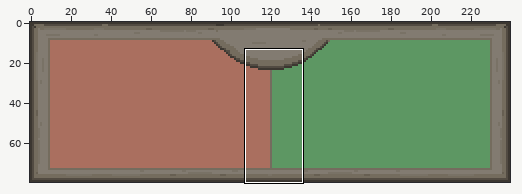
Sprite sheet, stored at assets/panel.png. Above, an overview of the earlier version with the close-up marked.
Close-up. As it was:
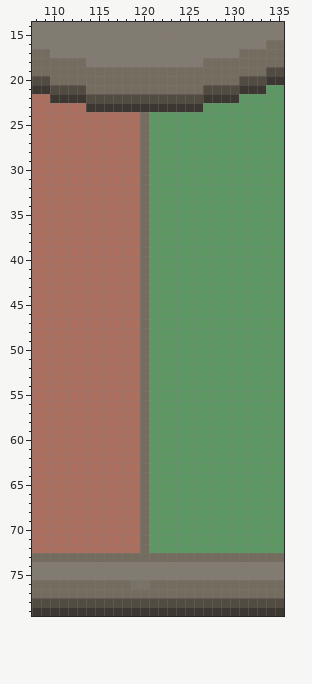
The file is 240x80 pixels. Shown: x 108..135, y 14..79.
The result:
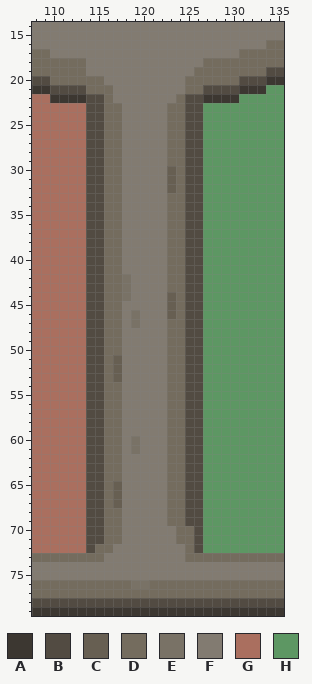
Palette (. is transparent): A #3c3731  B #524b42  C #675f52  D #746c5e  E #797266  F #827b71  G #aa6f5f  H #5d9763
Difference:
@@ x 112..128 @@
 18 DDFFFFFFFFFFFFFDD
-19 DDDDDDDDDDDDDDDDD
-20 DDDDDDDDDDDDDDDDD
-21 BBDDDDDDDDDDDDDBB
-22 AABBBBBBBBBBBBBAA
-23 GGAAAAAAAAAAAAAHH
-24 GGGGGGGGDHHHHHHHH
-25 GGGGGGGGDHHHHHHHH
-26 GGGGGGGGDHHHHHHHH
-27 GGGGGGGGDHHHHHHHH
-28 GGGGGGGGDHHHHHHHH
-29 GGGGGGGGDHHHHHHHH
-30 GGGGGGGGDHHHHHHHH
-31 GGGGGGGGDHHHHHHHH
-32 GGGGGGGGDHHHHHHHH
-33 GGGGGGGGDHHHHHHHH
-34 GGGGGGGGDHHHHHHHH
-35 GGGGGGGGDHHHHHHHH
-36 GGGGGGGGDHHHHHHHH
-37 GGGGGGGGDHHHHHHHH
-38 GGGGGGGGDHHHHHHHH
-39 GGGGGGGGDHHHHHHHH
-40 GGGGGGGGDHHHHHHHH
-41 GGGGGGGGDHHHHHHHH
-42 GGGGGGGGDHHHHHHHH
-43 GGGGGGGGDHHHHHHHH
-44 GGGGGGGGDHHHHHHHH
-45 GGGGGGGGDHHHHHHHH
-46 GGGGGGGGDHHHHHHHH
-47 GGGGGGGGDHHHHHHHH
-48 GGGGGGGGDHHHHHHHH
-49 GGGGGGGGDHHHHHHHH
-50 GGGGGGGGDHHHHHHHH
-51 GGGGGGGGDHHHHHHHH
-52 GGGGGGGGDHHHHHHHH
-53 GGGGGGGGDHHHHHHHH
-54 GGGGGGGGDHHHHHHHH
-55 GGGGGGGGDHHHHHHHH
-56 GGGGGGGGDHHHHHHHH
-57 GGGGGGGGDHHHHHHHH
-58 GGGGGGGGDHHHHHHHH
-59 GGGGGGGGDHHHHHHHH
-60 GGGGGGGGDHHHHHHHH
-61 GGGGGGGGDHHHHHHHH
-62 GGGGGGGGDHHHHHHHH
-63 GGGGGGGGDHHHHHHHH
-64 GGGGGGGGDHHHHHHHH
-65 GGGGGGGGDHHHHHHHH
-66 GGGGGGGGDHHHHHHHH
-67 GGGGGGGGDHHHHHHHH
-68 GGGGGGGGDHHHHHHHH
-69 GGGGGGGGDHHHHHHHH
-70 GGGGGGGGDHHHHHHHH
-71 GGGGGGGGDHHHHHHHH
-72 GGGGGGGGDHHHHHHHH
-73 DDDDDDDDDDDDDDDDD
+19 DDFFFFFFFFFFFFDDD
+20 DDDDFFFFFFFFFDDDD
+21 BBDDDFFFFFFFFDDBB
+22 AABBDFFFFFFFDBBAA
+23 GGBBDDFFFFFDDBBHH
+24 GGBBDDFFFFFDDBBHH
+25 GGBBDDFFFFFDDBBHH
+26 GGBBDDFFFFFDDBBHH
+27 GGBBDDFFFFFDDBBHH
+28 GGBBDDFFFFFDDBBHH
+29 GGBBDDFFFFFDDBBHH
+30 GGBBDDFFFFFCDBBHH
+31 GGBBDDFFFFFCDBBHH
+32 GGBBDDFFFFFCDBBHH
+33 GGBBDDFFFFFDDBBHH
+34 GGBBDDFFFFFDDBBHH
+35 GGBBDDFFFFFDDBBHH
+36 GGBBDDFFFFFDDBBHH
+37 GGBBDDFFFFFDDBBHH
+38 GGBBDDFFFFFDDBBHH
+39 GGBBDDFFFFFDDBBHH
+40 GGBBDDFFFFFDDBBHH
+41 GGBBDDFFFFFDDBBHH
+42 GGBBDDEFFFFDDBBHH
+43 GGBBDDEFFFFDDBBHH
+44 GGBBDDEFFFFCDBBHH
+45 GGBBDDFFFFFCDBBHH
+46 GGBBDDFEFFFCDBBHH
+47 GGBBDDFEFFFDDBBHH
+48 GGBBDDFFFFFDDBBHH
+49 GGBBDDFFFFFDDBBHH
+50 GGBBDDFFFFFDDBBHH
+51 GGBBDCFFFFFDDBBHH
+52 GGBBDCFFFFFDDBBHH
+53 GGBBDCFFFFFDDBBHH
+54 GGBBDDFFFFFDDBBHH
+55 GGBBDDFFFFFDDBBHH
+56 GGBBDDFFFFFDDBBHH
+57 GGBBDDFFFFFDDBBHH
+58 GGBBDDFFFFFDDBBHH
+59 GGBBDDFFFFFDDBBHH
+60 GGBBDDFEFFFDDBBHH
+61 GGBBDDFEFFFDDBBHH
+62 GGBBDDFFFFFDDBBHH
+63 GGBBDDFFFFFDDBBHH
+64 GGBBDDFFFFFDDBBHH
+65 GGBBDCFFFFFDDBBHH
+66 GGBBDCFFFFFDDBBHH
+67 GGBBDCFFFFFDDBBHH
+68 GGBBDDFFFFFDDBBHH
+69 GGBBDDFFFFFDDBBHH
+70 GGBBDDFFFFFFDDBHH
+71 GGBBDDFFFFFFDDBHH
+72 GGBDDFFFFFFFFDBHH
+73 DDDDFFFFFFFFFDDDD
 74 FFFFFFFFFFFFFFFFF
Pixel boxes of the changes (left, top, right, bottom) in both close-ups:
changed: (86, 67, 203, 562)
